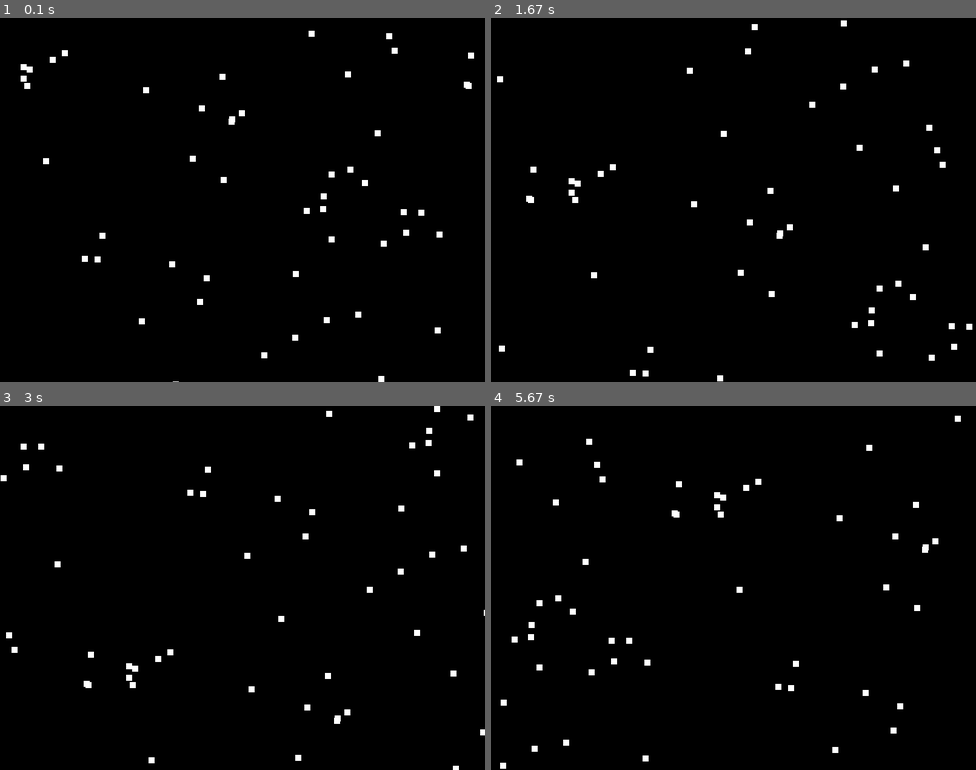
Above: before the commit, frames 1-4 (two rows, left to right).
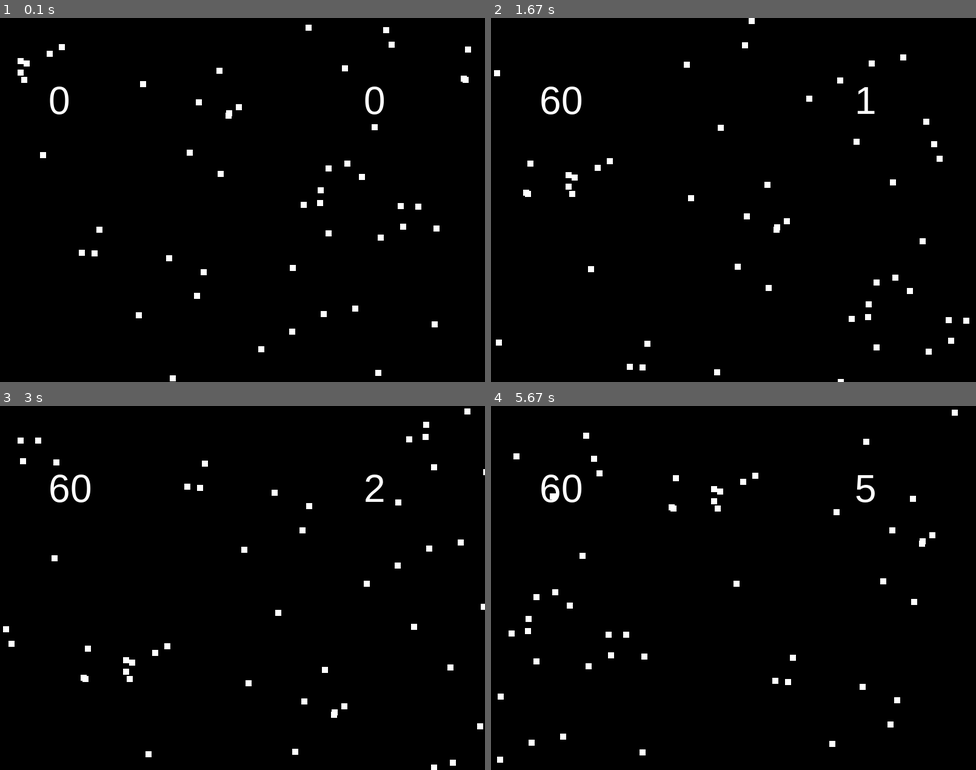
Above: after the commit, the same moments.

Repository: ElHereje/AprendeJugando
Game: pygame game, started from Nivel 29 - Pygame/nivel29_11_FPS.py
The game is run twice, just before and just after one commit, with the same random seed, the same clock (stepped at 60 frames per second) and the same inputs.
Inputs:
- Up to frame 1 (0.1 s): no input
- Up to frame 2 (1.67 s): no input
- Up to frame 3 (3 s): no input
- Up to frame 4 (5.67 s): no input

The runs differ from the first frame. In frame 1, 2.2% of the frame differs, in the area x 3-98%, y 1-100%; in frame 2, 2.3%; in frame 3, 2.3%; in frame 4, 2.4%, in the area x 1-97%, y 1-100%.

Commit message:
Update nivel29_11_FPS.py

Diff:
--- a/Nivel 29 - Pygame/nivel29_11_FPS.py
+++ b/Nivel 29 - Pygame/nivel29_11_FPS.py
@@ -1,4 +1,5 @@
 '''
+FPS - frames por segundo
 VAmos a ver otra forma de relkentizar los movimientos, antes vistos con delay()., creando
 un objeto de tipo reloj
 '''
@@ -19,30 +20,46 @@
 VERDE = (0, 255, 0)
 ROJO = (255, 0, 0)
 
-#Inicializamos pygame
+#Inicializamos pygame y la fuente de textos
 
 pygame.init()
 ventana = pygame.display.set_mode((ANCHO, ALTO))
 fuente = pygame.font.SysFont("arial", 64)
 
-#CREAMOS EL RELOJ
-reloj = pygame.time.Clock( )
+#1 - CREAMOS EL RELOJ
+reloj = pygame.time.Clock()
 
 
 # Datos
 
 # creamos 50 cuadrados
 cuadrados = []
-for i in range(50):
+for i in range(50): # a mayor nº de cuadros, menos fps
     x = random.randint(1, 799)
     y = random.randint(1, 599)
     c = [x, y]
     cuadrados.append(c)
 
+#2 - iniciamos los frames a 0
+frames = 0
+transcurrido = 0
+fps = 0
+segundos = 0
+
 # Bucle ppal
 
 jugando = True
 while jugando:
+
+    #3 -  iniciamos la variable tiempo e incrementamos los frames
+    tiempo = reloj.tick(60) # limitamos la vel. a 60 fps
+    transcurrido += tiempo
+    frames += 1
+    if transcurrido >= 1000: # por cada segundo...
+        fps = frames # recogemos los frames en ese segundo
+        frames = 0 # reseteamos los frames
+        segundos += 1 # sumamos los segundos transcurridos
+        transcurrido = 0 #reseteamos transcurrido
 
     # Eventos
     for event in pygame.event.get():
@@ -65,6 +82,12 @@
     for c in cuadrados:
         pygame.draw.rect(ventana, BLANCO, (c[0], c[1], 10, 10))
 
+    #4 - Insertamos 2 textos...
+    texto1 = fuente.render(str(fps), True, BLANCO)
+    texto2 = fuente.render(str(segundos), True, BLANCO)
+    ventana.blit(texto1, (80, 100))
+    ventana.blit(texto2, (600, 100))
+
     # Update
     pygame.display.update()
 
